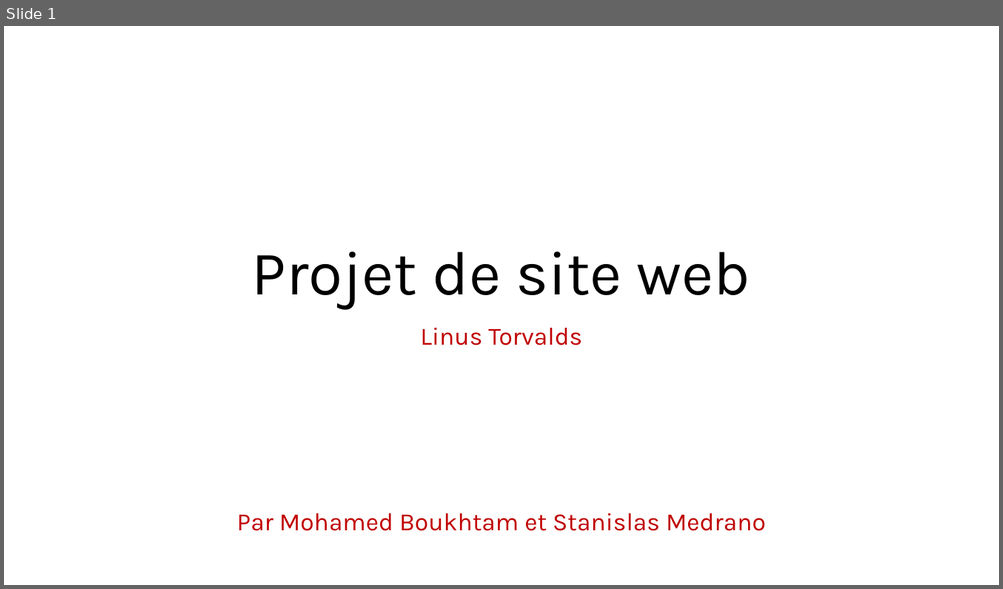
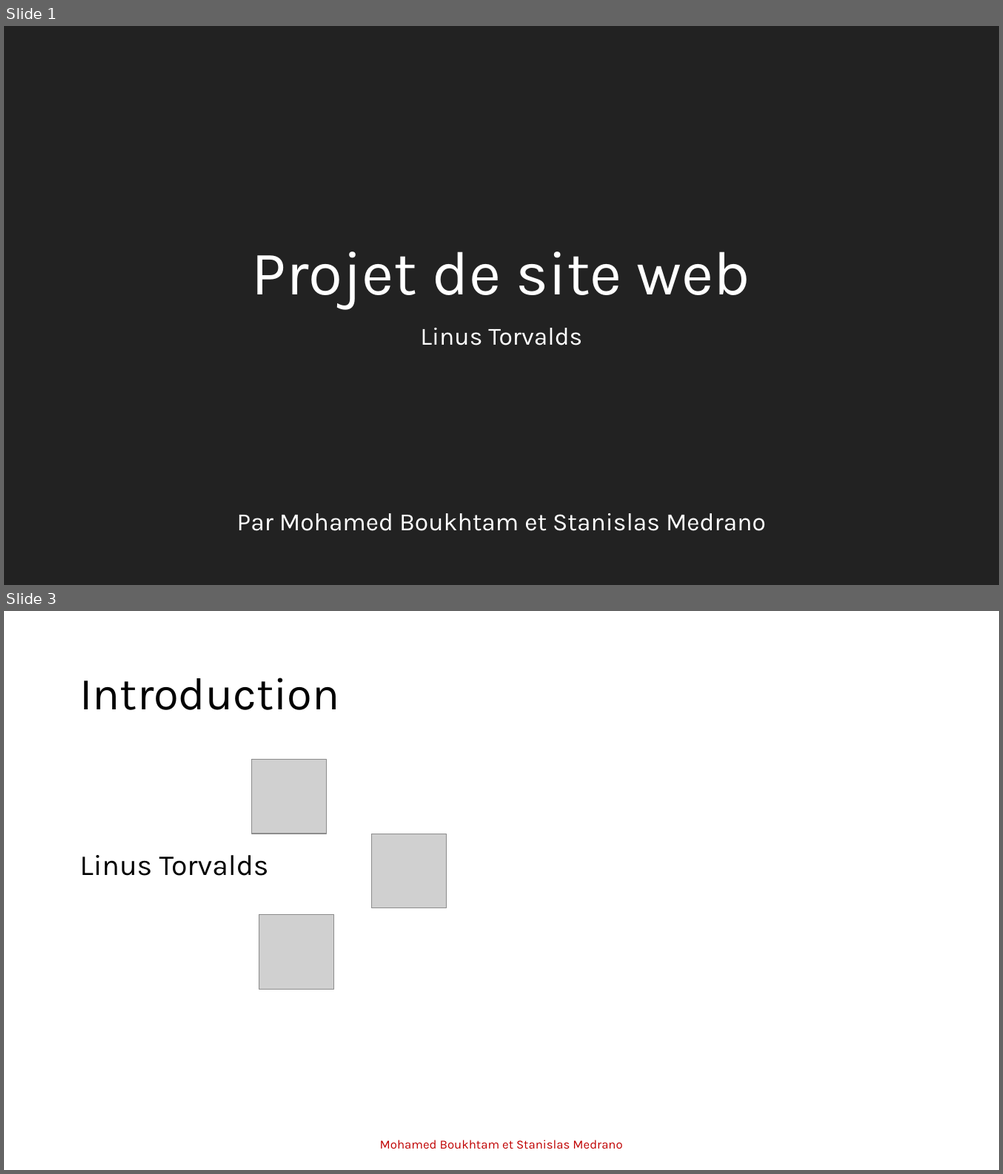
Before and after one commit to stanfrbd/stcodin, a slide deck: documents/Projet_Codin_StanislasMedrano_MohamedBoukhtam.pptx. Shown one above the other, each under a label of ours: slide 1 before the commit, slides 1 and 3 after it; the slides between them are not shown. The pictures are 1003x589 and 1003x1174 pixels, drawn with LibreOffice and Linux fonts; fonts in the diff are those of the drawing; grey boxes stand for pictures; background and template pictures are left out. Boxes give left, top, right and bottom in pixels: in the first picture for what was removed or moved away, otherwise in the second. Text is boxed around its words. In the diff, an @@ line names an element or a change of style, - is before the commit and + after.

```diff
--- a/documents/Projet_Codin_StanislasMedrano_MohamedBoukhtam.pptx
+++ b/documents/Projet_Codin_StanislasMedrano_MohamedBoukhtam.pptx
@@ slide 3 added at [4,611,999,1170], background #FFFFFF @@
@@ title added at [79,678,339,710], 44 pt, text #000000 @@
+Introduction
@@ picture added at [252,760,327,834] @@
@@ picture added at [372,834,447,908] @@
@@ text added at [79,855,269,876], 28 pt, text #000000 @@
+Linus Torvalds
@@ picture added at [259,914,334,989] @@
@@ text added at [380,1140,622,1150], 12 pt, text #C00000 @@
+Mohamed Boukhtam et Stanislas Medrano
@@ slide 1 changed as well @@
@@ background #FFFFFF to #222222 @@
@@ title "Projet de site web" at [252,252,751,309]: text colour #000000 to #FFFFFF @@
@@ subtitle "Linus Torvalds" at [237,328,765,531]: text colour #C00000 to #FFFFFF @@
```
Also in this commit, not shown: 3 other slides changed, 9 other slides added, 2 slides removed, 2 other files.
